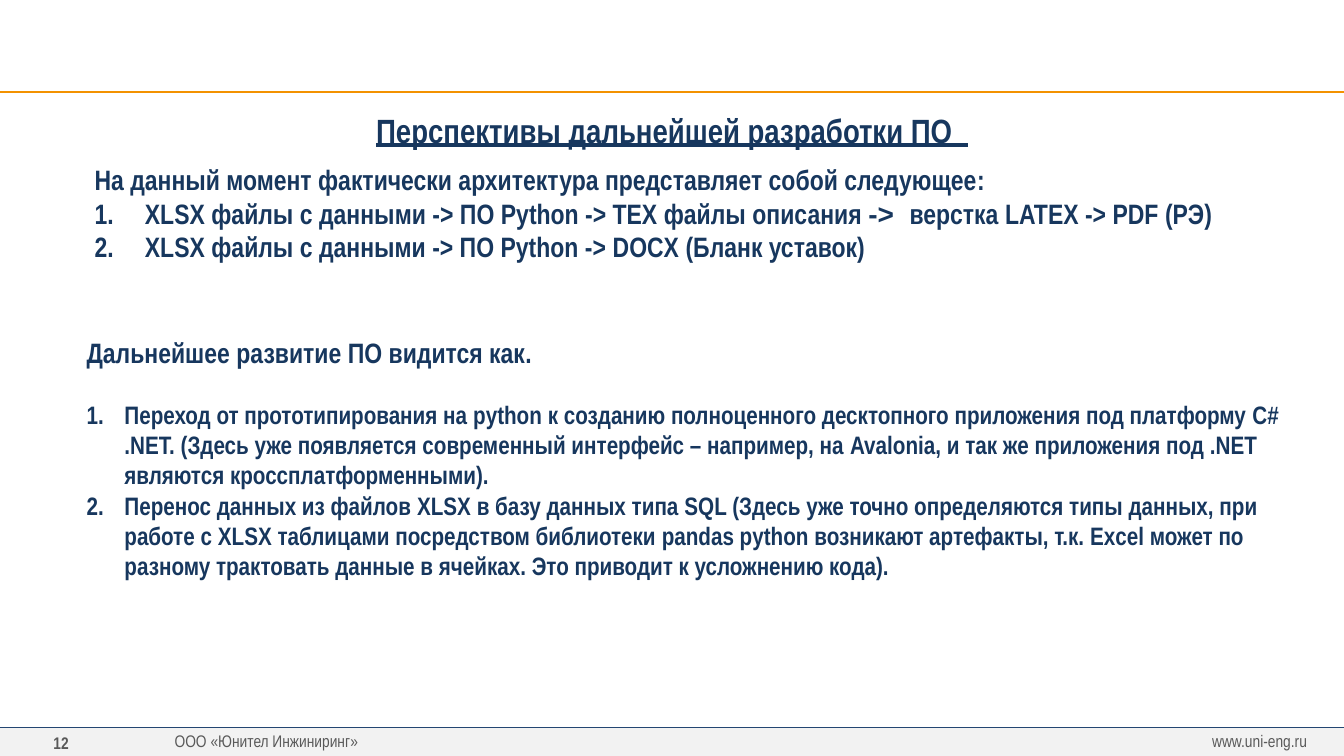
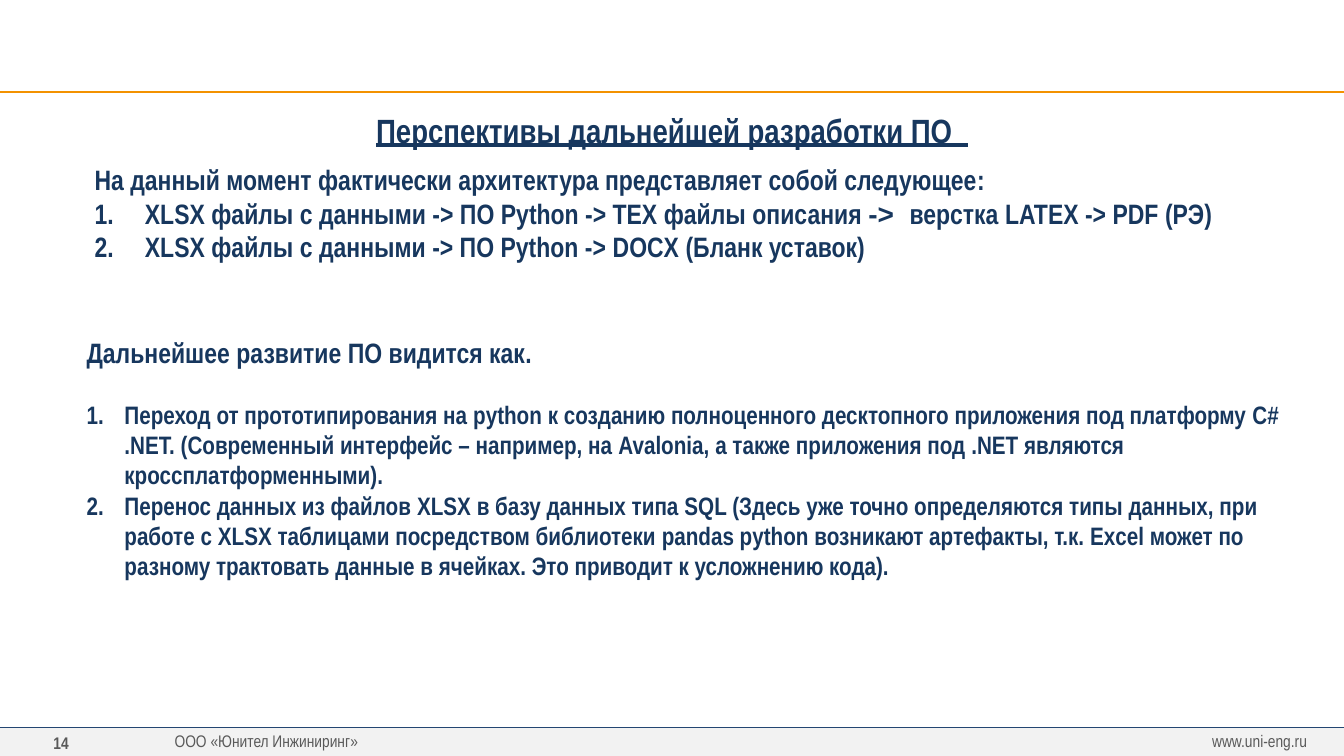
Before and after one commit to greglu1976/ProjectOmni, a slide deck: slide 14 of Презентация/Презентация.pptx (slide 12 before the commit). Drawn at 1344x756 pixels with LibreOffice and Linux fonts; fonts in the diff are those of the drawing; background and template pictures are left out. Boxes give left, top, right and bottom in pixels: in the first picture for what was removed or moved away, otherwise in the second. Text is boxed around its words. In the diff, an @@ line names an element or a change of style, - is before the commit and + after.

```diff
--- a/Презентация/Презентация.pptx
+++ b/Презентация/Презентация.pptx
@@ text at bbox=[124, 405, 1278, 490]: text changed @@
-1. Переход от прототипирования на python к созданию полноценного десктопного приложения под платформу C# .NET. (Здесь уже появляется современный интерфейс – например, на Avalonia, и так же приложения под .NET являются кроссплатформенными).
+1. Переход от прототипирования на python к созданию полноценного десктопного приложения под платформу C# .NET. (Современный интерфейс – например, на Avalonia, а также приложения под .NET являются кроссплатформенными).
@@ page number at bbox=[53, 737, 68, 749]: text changed @@
-12
+14
```
Also in this commit, not shown: 6 other slides changed, 3 slides added, 1 slide removed, 23 other files.
